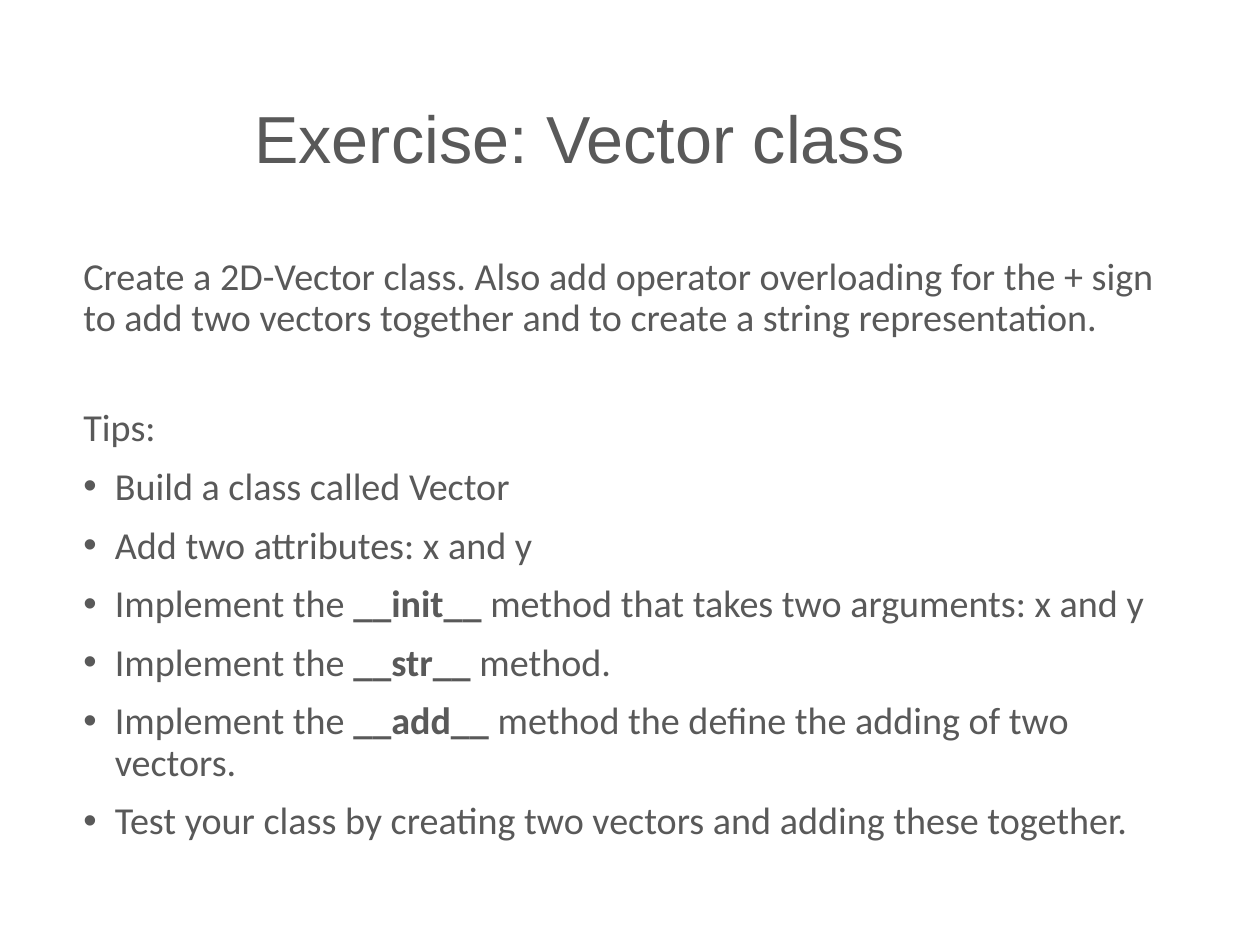
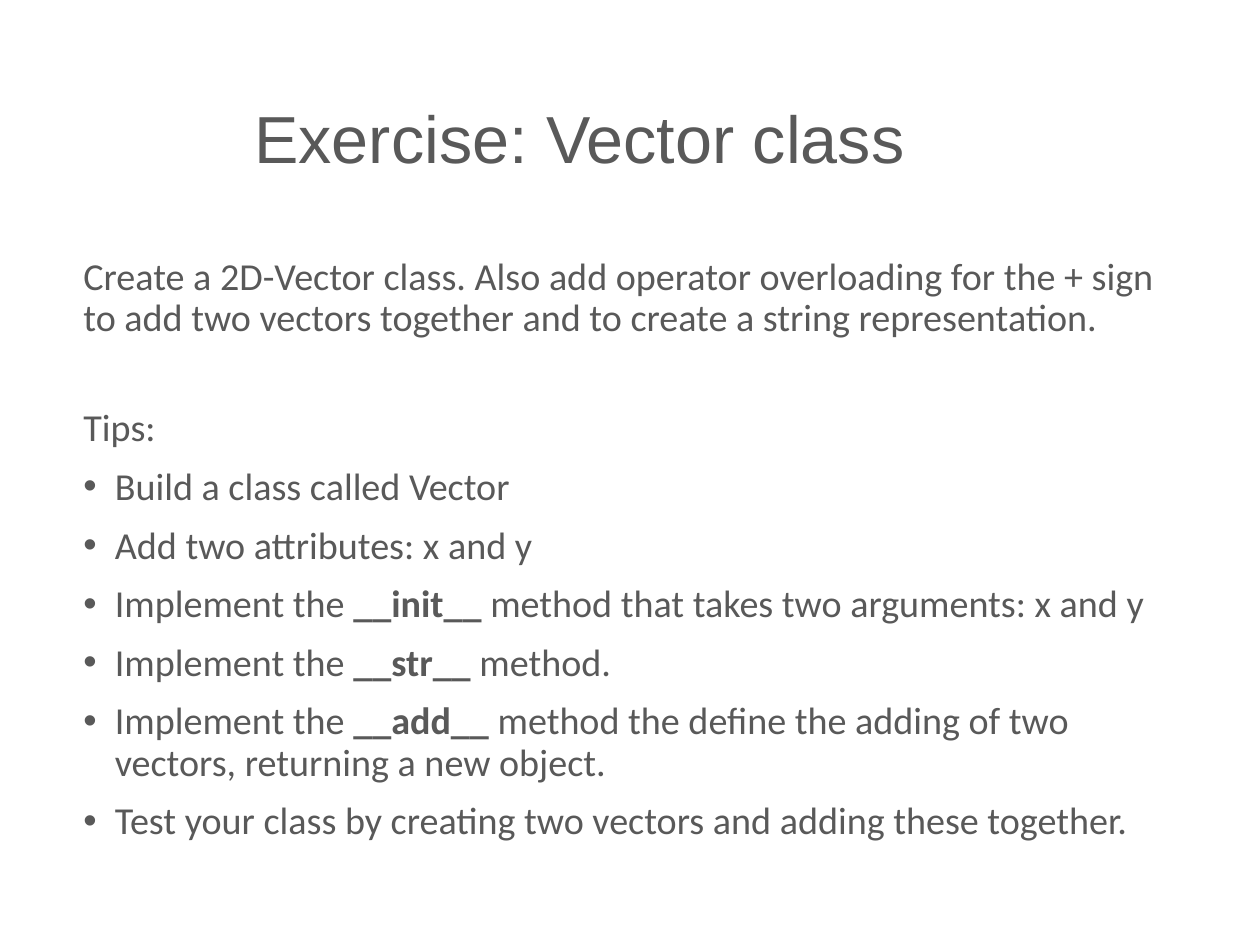
Before and after one commit to TesselHaagen/PythonTraining-11-13-dec, a slide deck: slide 25 of Python Advanced Slides.pptx. Drawn at 1260x945 pixels with LibreOffice and Linux fonts; fonts in the diff are those of the drawing; background and template pictures are left out. Boxes give left, top, right and bottom in pixels: in the first picture for what was removed or moved away, otherwise in the second. Text is boxed around its words. In the diff, an @@ line names an element or a change of style, - is before the commit and + after.

```diff
--- a/Python Advanced Slides.pptx
+++ b/Python Advanced Slides.pptx
@@ text at <box>115,707,1069,783</box>: text changed @@
-• Implement the __add__ method the define the adding of two vectors.
+• Implement the __add__ method the define the adding of two vectors, returning a new object.
```
Also in this commit, not shown: 4 other slides changed, 1 other file.
